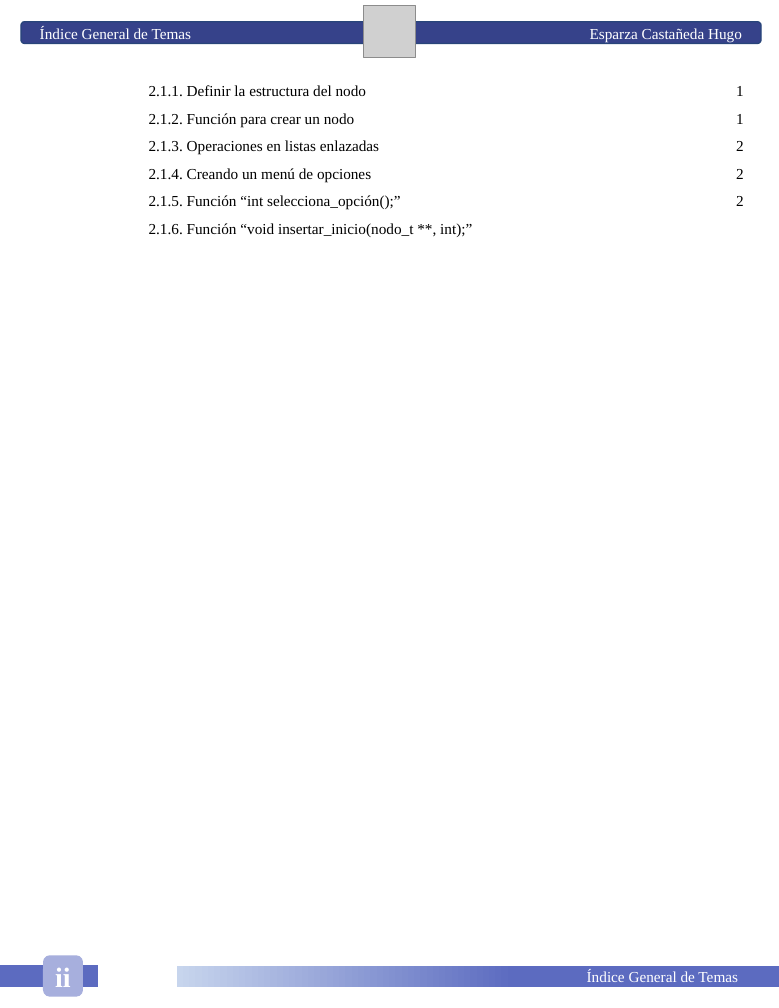
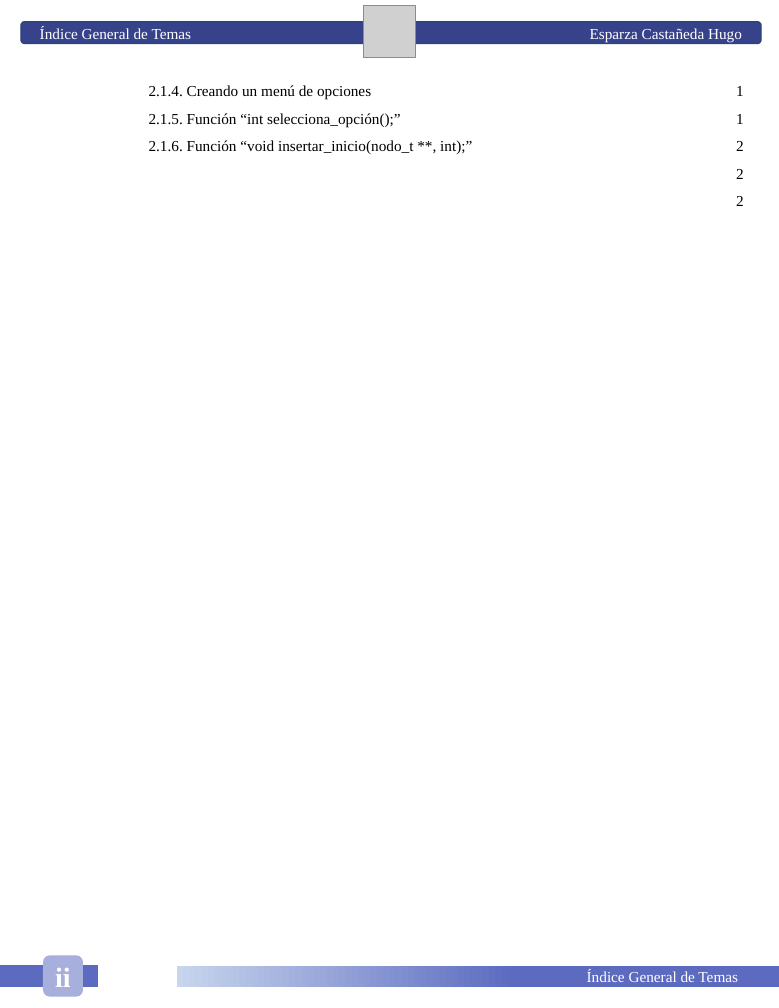
Before and after one commit to HugoEsparzaC/Libreta-Estructuras-II, a slide deck: slide 4 of Estructuras de Datos II.pptx. Drawn at 779x1008 pixels with LibreOffice and Linux fonts; fonts in the diff are those of the drawing; grey boxes stand for pictures. Boxes give left, top, right and bottom in pixels: in the first picture for what was removed or moved away, otherwise in the second. Text is boxed around its words. In the diff, an @@ line names an element or a change of style, - is before the commit and + after.

```diff
--- a/Estructuras de Datos II.pptx
+++ b/Estructuras de Datos II.pptx
@@ text at [149,85,379,155]: paragraphs removed @@
-2.1.1. Definir la estructura del nodo
-2.1.2. Función para crear un nodo
-2.1.3. Operaciones en listas enlazadas
```
Also in this commit, not shown: 2 other slides changed, 1 slide added, 1 other file.
